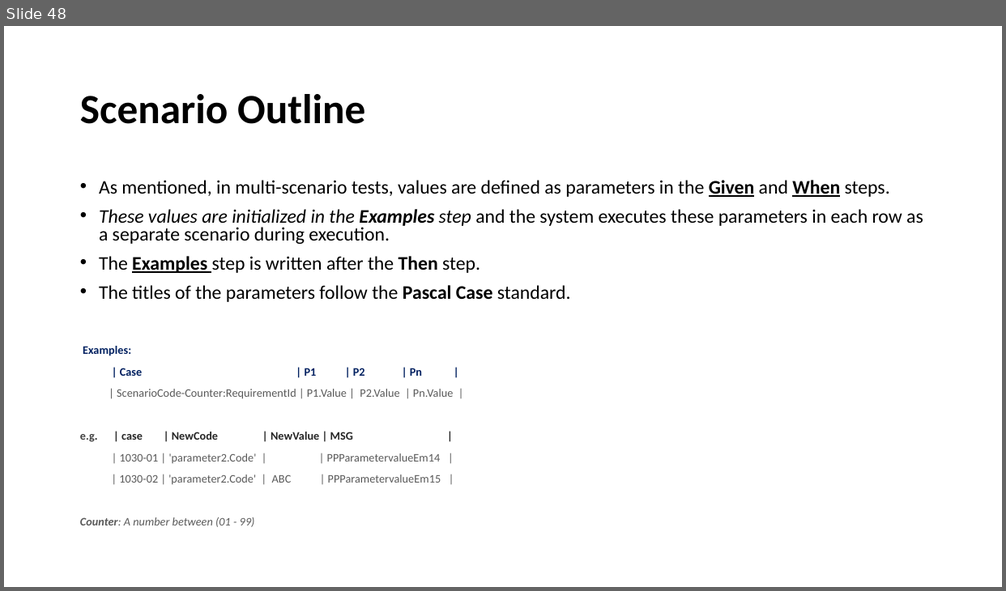
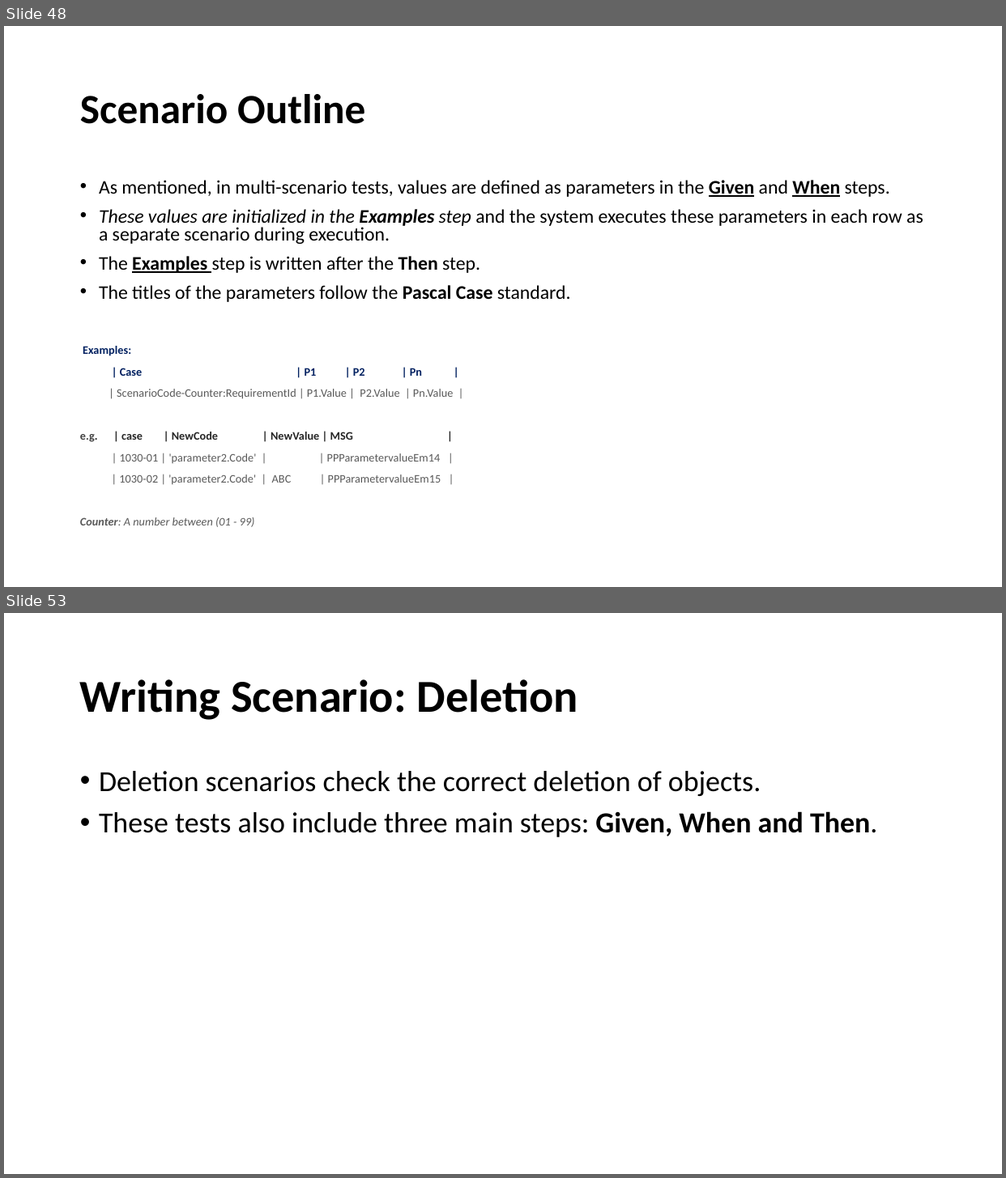
Before and after one commit to fmontazeri/Knowledeg, a slide deck: Gherkin.pptx. Shown one above the other, each under a label of ours: slide 48 before the commit, slides 48 and 53 after it; the slides between them are not shown. The pictures are 1006x591 and 1006x1178 pixels, drawn with LibreOffice and Linux fonts; fonts in the diff are those of the drawing. Boxes give left, top, right and bottom in pixels: in the first picture for what was removed or moved away, otherwise in the second. Text is boxed around its words. In the diff, an @@ line names an element or a change of style, - is before the commit and + after.

Commit message:
how to write scenarios

```diff
--- a/Gherkin.pptx
+++ b/Gherkin.pptx
@@ slide 53 added at (4, 613, 1002, 1174), background #FFFFFF @@
@@ title added at (80, 679, 578, 720), 44 pt, text #000000, bold @@
+Writing Scenario: Deletion
@@ text added at (99, 771, 877, 837), 28 pt, text #000000 @@
+• Deletion scenarios check the correct deletion of objects.
+• These tests also include three main steps: Given, When and Then.
```
Also in this commit, not shown: 2 slides changed, 4 other slides added.
